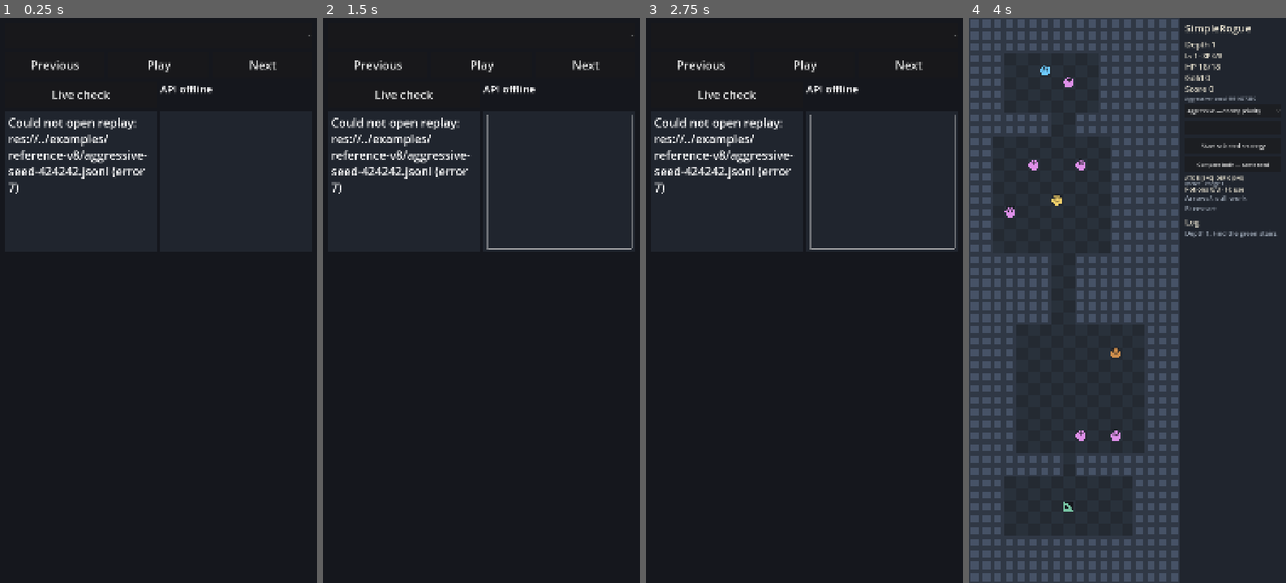
Above: before the commit, frames 1-4 (left to right).
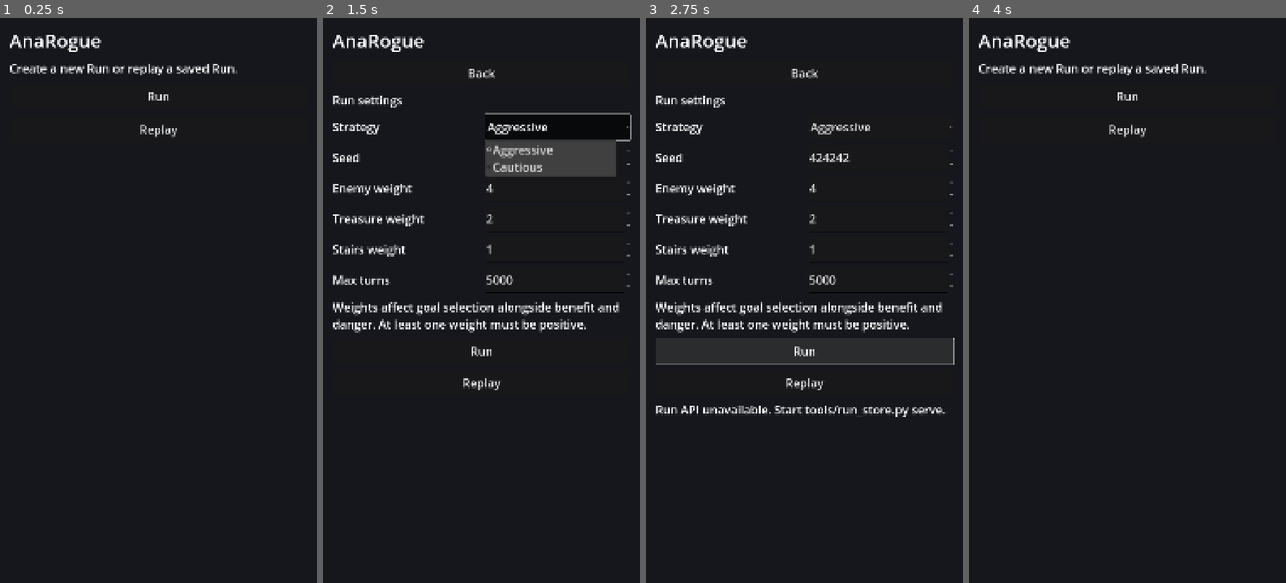
Above: after the commit, the same moments.

Repository: torafugu/anarogue
Game: Godot game, scene res://scenes/home.tscn
The game is run twice, just before and just after one commit, with the same random seed, the same clock (stepped at 60 frames per second) and the same inputs. Before the commit the project starts from res://scenes/replay.tscn.
Inputs (mouse positions are in pixels of both pictures, inside the frame that each line leads up to):
- Up to frame 1 (0.25 s): no input
- Up to frame 2 (1.5 s): click (481, 97) at 0.5 s, where only the run after the commit has a clickable "Run"; click (557, 125) at 1.25 s, where only the run after the commit has a clickable "Aggressive"
- Up to frame 3 (2.75 s): click (804, 351) at 2 s, where only the run after the commit has a clickable "Run"
- Up to frame 4 (4 s): click (1127, 385) at 2.75 s, where only the run after the commit has a clickable "Replay"; click "Live check" (after the commit: "Home") at 3.5 s

The runs differ from the first frame. In frame 1, 3.4% of the frame differs, in the area x 2-98%, y 3-32%; in frame 2, 11%; in frame 3, 7.7%; in frame 4, 55%, in the area x 0-99%, y 0-100%.

Commit message:
Add Godot home screen and asynchronous Rust Run execution API

Diff:
--- a/game/project.godot
+++ b/game/project.godot
@@ -15,9 +15,13 @@
 [application]
 
 config/name="anarogue"
-run/main_scene="res://scenes/replay.tscn"
+run/main_scene="res://scenes/home.tscn"
 config/features=PackedStringArray("4.5")
 config/icon="res://icon.svg"
+
+[autoload]
+
+RunSession="*res://scripts/run_session.gd"
 
 [display]
 
--- /dev/null
+++ b/game/scenes/home.tscn
@@ -0,0 +1,12 @@
+[gd_scene load_steps=2 format=3]
+
+[ext_resource type="Script" path="res://scripts/home.gd" id="1_home"]
+
+[node name="Home" type="Control"]
+layout_mode = 3
+anchors_preset = 15
+anchor_right = 1.0
+anchor_bottom = 1.0
+grow_horizontal = 2
+grow_vertical = 2
+script = ExtResource("1_home")
--- /dev/null
+++ b/game/scripts/home.gd
@@ -0,0 +1,227 @@
+extends Control
+
+var menu: VBoxContainer
+var form: VBoxContainer
+var strategy: OptionButton
+var inputs: Dictionary = {}
+var execute_button: Button
+var status: Label
+var request: HTTPRequest
+var poll_timer: Timer
+var request_kind := ""
+var busy := false
+
+func _ready() -> void:
+	# Apply an explicit offline replay launch once, preserving later Home navigation.
+	if not RunSession.launch_handled:
+		RunSession.launch_handled = true
+		for argument in OS.get_cmdline_user_args():
+			if argument == "--replay" or argument.begins_with("--replay="):
+				open_replay.call_deferred()
+				return
+	var background := ColorRect.new()
+	background.color = Color("#15171d")
+	background.set_anchors_and_offsets_preset(Control.PRESET_FULL_RECT)
+	add_child(background)
+	var margin := MarginContainer.new()
+	margin.set_anchors_and_offsets_preset(Control.PRESET_FULL_RECT)
+	for side in ["left", "right", "top", "bottom"]:
+		margin.add_theme_constant_override("margin_" + side, 32)
+	var ui_theme := Theme.new()
+	ui_theme.default_font_size = 40
+	margin.theme = ui_theme
+	add_child(margin)
+	var scroll := ScrollContainer.new()
+	scroll.horizontal_scroll_mode = ScrollContainer.SCROLL_MODE_DISABLED
+	margin.add_child(scroll)
+	var contents := VBoxContainer.new()
+	contents.size_flags_horizontal = Control.SIZE_EXPAND_FILL
+	contents.add_theme_constant_override("separation", 24)
+	scroll.add_child(contents)
+	var title := label("AnaRogue")
+	title.add_theme_font_size_override("font_size", 64)
+	contents.add_child(title)
+	menu = VBoxContainer.new()
+	menu.name = "MainMenu"
+	menu.add_theme_constant_override("separation", 24)
+	contents.add_child(menu)
+	menu.add_child(label("Create a new Run or replay a saved Run."))
+	button(menu, "Run", show_form, "RunMenuButton")
+	button(menu, "Replay", open_replay, "ReplayMenuButton")
+	form = VBoxContainer.new()
+	form.name = "RunForm"
+	form.add_theme_constant_override("separation", 20)
+	contents.add_child(form)
+	form.hide()
+	button(form, "Back", show_menu, "BackButton")
+	form.add_child(label("Run settings"))
+	var grid := GridContainer.new()
+	grid.columns = 2
+	grid.add_theme_constant_override("h_separation", 24)
+	grid.add_theme_constant_override("v_separation", 16)
+	form.add_child(grid)
+	grid.add_child(label("Strategy"))
+	strategy = OptionButton.new()
+	strategy.get_popup().theme = ui_theme
+	strategy.name = "Strategy"
+	strategy.add_item("Aggressive")
+	strategy.add_item("Cautious")
+	strategy.custom_minimum_size.y = 88
+	strategy.size_flags_horizontal = Control.SIZE_EXPAND_FILL
+	grid.add_child(strategy)
+	strategy.select(1 if RunSession.settings["strategy"] == "cautious" else 0)
+	strategy.item_selected.connect(strategy_changed)
+	number_field(grid, "Seed", "seed", 0, 4294967295)
+	number_field(grid, "Enemy weight", "enemy_weight", 0, 1000)
+	number_field(grid, "Treasure weight", "item_weight", 0, 1000)
+	number_field(grid, "Stairs weight", "stairs_weight", 0, 1000)
+	number_field(grid, "Max turns", "max_turns", 1, 100000)
+	form.add_child(label("Weights affect goal selection alongside benefit and danger. At least one weight must be positive."))
+	execute_button = button(form, "Run", execute_run, "ExecuteRunButton")
+	button(form, "Replay", open_replay, "FormReplayButton")
+	status = label("")
+	status.name = "RunStatus"
+	form.add_child(status)
+	request = HTTPRequest.new()
+	add_child(request)
+	request.timeout = 10
+	request.request_completed.connect(request_completed)
+	poll_timer = Timer.new()
+	add_child(poll_timer)
+	poll_timer.wait_time = 1
+	poll_timer.timeout.connect(poll_job)
+	if not RunSession.job_id.is_empty():
+		show_form()
+		set_busy(true)
+		status.text = "Checking your Run…"
+		poll_timer.start()
+		poll_job()
+
+func label(text: String) -> Label:
+	var control := Label.new()
+	control.text = text
+	control.autowrap_mode = TextServer.AUTOWRAP_WORD_SMART
+	control.size_flags_horizontal = Control.SIZE_EXPAND_FILL
+	return control
+
+func button(parent: Node, text: String, callback: Callable, node_name: String) -> Button:
+	var control := Button.new()
+	control.text = text
+	control.name = node_name
+	control.custom_minimum_size.y = 88
+	control.pressed.connect(callback)
+	parent.add_child(control)
+	return control
+
+func number_field(grid: GridContainer, text: String, field: String, minimum: int, maximum: int) -> void:
+	grid.add_child(label(text))
+	var input := SpinBox.new()
+	input.name = field.to_pascal_case()
+	input.min_value = minimum
+	input.max_value = maximum
+	input.step = 1
+	input.value = RunSession.settings[field]
+	input.custom_minimum_size = Vector2(360, 88)
+	input.size_flags_horizontal = Control.SIZE_EXPAND_FILL
+	grid.add_child(input)
+	inputs[field] = input
+	input.value_changed.connect(func(value): RunSession.settings[field] = int(value))
+
+func show_form() -> void:
+	menu.hide()
+	form.show()
+
+func show_menu() -> void:
+	if request_kind == "start":
+		return
+	form.hide()
+	menu.show()
+
+func strategy_changed(index: int) -> void:
+	RunSession.settings["strategy"] = "cautious" if index == 1 else "aggressive"
+	inputs["enemy_weight"].value = 1 if index == 1 else 4
+	inputs["item_weight"].value = 2
+	inputs["stairs_weight"].value = 4 if index == 1 else 1
+
+func current_settings() -> Dictionary:
+	# Commit typed text even when the virtual keyboard still has focus.
+	for field in inputs:
+		var input: SpinBox = inputs[field]
+		if input.get_line_edit().has_focus():
+			input.apply()
+		RunSession.settings[field] = int(input.value)
+	return RunSession.settings.duplicate()
+
+func set_busy(value: bool) -> void:
+	busy = value
+	execute_button.disabled = value
+	strategy.disabled = value
+	for input in inputs.values():
+		input.editable = not value
+
+func execute_run() -> void:
+	if busy:
+		return
+	var settings := current_settings()
+	if int(settings["enemy_weight"]) + int(settings["item_weight"]) + int(settings["stairs_weight"]) == 0:
+		status.text = "At least one goal weight must be positive."
+		return
+	set_busy(true)
+	status.text = "Starting Run…"
+	request_kind = "start"
+	set_navigation_enabled(false)
+	var error := request.request(RunSession.api_url() + "/api/jobs", ["Content-Type: application/json"], HTTPClient.METHOD_POST, JSON.stringify(settings))
+	if error != OK:
+		request_kind = ""
+		set_navigation_enabled(true)
+		set_busy(false)
+		status.text = "Could not start Run (error %d)." % error
+
+func poll_job() -> void:
+	if not request_kind.is_empty() or RunSession.job_id.is_empty():
+		return
+	request_kind = "poll"
+	var error := request.request(RunSession.api_url() + "/api/jobs/" + RunSession.job_id.uri_encode())
+	if error != OK:
+		request_kind = ""
+		status.text = "Connection lost. Retrying…"
+
+func request_completed(result: int, code: int, _headers: PackedStringArray, body: PackedByteArray) -> void:
+	var kind := request_kind
+	request_kind = ""
+	set_navigation_enabled(true)
+	var data = JSON.parse_string(body.get_string_from_utf8())
+	if result != HTTPRequest.RESULT_SUCCESS or not data is Dictionary or code < 200 or code >= 300:
+		if kind == "poll" and code != 404:
+			status.text = "Could not check Run. Retrying…"
+			return
+		poll_timer.stop()
+		RunSession.job_id = ""
+		set_busy(false)
+		status.text = str(data.get("error", "Run API unavailable. Start tools/run_store.py serve.")) if data is Dictionary else "Run API unavailable. Start tools/run_store.py serve."
+		return
+	if kind == "start":
+		RunSession.job_id = str(data["id"])
+		poll_timer.start()
+	match str(data.get("status", "")):
+		"queued": status.text = "Run queued…"
+		"running": status.text = "Running… Results will open when the Run finishes."
+		"failed":
+			poll_timer.stop()
+			RunSession.job_id = ""
+			set_busy(false)
+			status.text = "Run failed: " + str(data.get("error", "Unknown error"))
+		"completed":
+			poll_timer.stop()
+			RunSession.job_id = ""
+			RunSession.replay_run_key = str(data["run_id"])
+			open_replay()
+
+func set_navigation_enabled(value: bool) -> void:
+	form.get_node("BackButton").disabled = not value
+	form.get_node("FormReplayButton").disabled = not value
+
+func open_replay() -> void:
+	if request_kind == "start":
+		return
+	get_tree().change_scene_to_file("res://scenes/replay.tscn")
--- a/game/scripts/replay_viewer.gd
+++ b/game/scripts/replay_viewer.gd
@@ -68,7 +68,13 @@
 		catalog_status.text = "Local replay"
 	else:
 		catalog_status.text = "Connecting…"
+		var session = get_node_or_null("/root/RunSession")
+		if session != null and not session.replay_run_key.is_empty():
+			pending_catalog_run = session.replay_run_key
+			session.replay_run_key = ""
 		catalog.start(command_line_api_url())
+		if not pending_catalog_run.is_empty():
+			catalog.load_run(pending_catalog_run)
 
 
 func create_controls() -> void:
@@ -103,7 +109,7 @@
 	play_button.name = "PlayButton"
 	var next_button := make_button("Next", next_frame)
 	next_button.name = "NextButton"
-	var simulator_button := make_button("Live check", open_live_simulator)
+	var simulator_button := make_button("Home", open_home)
 	simulator_button.name = "SimulatorButton"
 
 	log_panel = make_info_panel("LogPanel")
@@ -266,7 +272,7 @@
 	catalog_status.text = "%d Runs · online" % runs.size()
 	catalog_status.tooltip_text = "Automatically refreshed every 3 seconds. " + catalog.api_url
 	if runs.is_empty() and replay.frames.is_empty():
-		status_label.text = "No stored Runs yet. Import JSONL into the Run database."
+		status_label.text = "No stored Runs yet. Choose Home → Run to create one."
 	if runs == catalog_runs:
 		return
 	catalog_runs = runs.duplicate(true)
@@ -404,6 +410,10 @@
 		next_frame()
 	elif key_event.keycode == KEY_SPACE:
 		toggle_playing()
+
+
+func open_home() -> void:
+	get_tree().change_scene_to_file("res://scenes/home.tscn")
 
 
 func open_live_simulator() -> void:
--- /dev/null
+++ b/game/scripts/run_session.gd
@@ -0,0 +1,14 @@
+extends Node
+
+# Navigation and an in-flight job survive scene changes. Runs themselves live in SQLite.
+var settings := {"seed": 424242, "strategy": "aggressive", "enemy_weight": 4, "item_weight": 2, "stairs_weight": 1, "max_turns": 5000}
+var launch_handled := false
+var job_id := ""
+var replay_run_key := ""
+
+func api_url() -> String:
+	for argument in OS.get_cmdline_user_args():
+		if argument.begins_with("--run-api="):
+			return argument.trim_prefix("--run-api=").trim_suffix("/")
+	var configured := OS.get_environment("ANAROGUE_RUN_API")
+	return (configured if not configured.is_empty() else "http://127.0.0.1:8765").trim_suffix("/")
--- /dev/null
+++ b/game/tests/run_launcher_test.gd
@@ -0,0 +1,106 @@
+extends SceneTree
+
+func _init() -> void:
+	run_tests.call_deferred()
+
+func wait_for(condition: Callable) -> bool:
+	var deadline := Time.get_ticks_msec() + 15000
+	while not condition.call() and Time.get_ticks_msec() < deadline:
+		await process_frame
+	return condition.call()
+
+func run_tests() -> void:
+	var url := OS.get_environment("ANAROGUE_TEST_API")
+	assert(not url.is_empty(), "Run through tools/test_run_launcher_api.py")
+	OS.set_environment("ANAROGUE_RUN_API", url)
+	assert(change_scene_to_file("res://scenes/home.tscn") == OK)
+	await process_frame
+	await process_frame
+	var home = current_scene
+	assert(home.menu.visible and not home.form.visible)
+	assert(home.menu.get_node("RunMenuButton").custom_minimum_size.y >= 88)
+	home.menu.get_node("ReplayMenuButton").pressed.emit()
+	assert(await wait_for(func(): return current_scene != null and current_scene.has_method("load_catalog_run") and not current_scene.selected_catalog_run.is_empty()))
+	var old_key: String = current_scene.selected_catalog_run
+	current_scene.get_node("SimulatorButton").pressed.emit()
+	await process_frame
+	await process_frame
+	home = current_scene
+	assert(home.menu.visible)
+	home.menu.get_node("RunMenuButton").pressed.emit()
+	assert(home.form.visible and not home.menu.visible)
+	if OS.get_environment("ANAROGUE_EXPECT_FAILURE") == "1":
+		home.execute_button.pressed.emit()
+		assert(await wait_for(func(): return not home.busy))
+		assert(home.status.text.begins_with("Run failed:"))
+		assert(not home.execute_button.disabled and root.get_node("RunSession").job_id.is_empty())
+		home.form.get_node("FormReplayButton").pressed.emit()
+		assert(await wait_for(func(): return current_scene != null and current_scene.has_method("load_catalog_run") and not current_scene.selected_catalog_run.is_empty()))
+		print("Failed Run remains recoverable; existing Replay remains available.")
+		quit(0)
+		return
+	home.strategy.select(1)
+	home.strategy.item_selected.emit(1)
+	assert(home.inputs["enemy_weight"].value == 1 and home.inputs["stairs_weight"].value == 4)
+	for field in ["enemy_weight", "item_weight", "stairs_weight"]:
+		home.inputs[field].value = 0
+	home.execute_button.pressed.emit()
+	assert(not home.busy and root.get_node("RunSession").job_id.is_empty())
+	assert(home.status.text.contains("positive"))
+	# Typed seed is committed even before focus leaves the input.
+	home.inputs["seed"].get_line_edit().grab_focus()
+	home.inputs["seed"].get_line_edit().text = "42"
+	home.inputs["enemy_weight"].value = 3
+	home.inputs["item_weight"].value = 7
+	home.inputs["stairs_weight"].value = 2
+	home.inputs["max_turns"].value = 20
+	home.execute_button.pressed.emit()
+	assert(home.busy and home.execute_button.disabled)
+	assert(await wait_for(func(): return current_scene != null and current_scene.has_method("load_catalog_run") and not current_scene.selected_catalog_run.is_empty()))
+	var viewer = current_scene
+	assert(viewer.selected_catalog_run != old_key)
+	assert(viewer.replay.frames.size() > 0 and viewer.frame_index == 0)
+	assert(root.get_node("RunSession").job_id.is_empty())
+	var wanted: String = viewer.selected_catalog_run
+	assert(await wait_for(func(): return not viewer.catalog_runs.is_empty()))
+	var metadata: Dictionary = {}
+	for entry in viewer.catalog_runs:
+		if entry["id"] == wanted:
+			metadata = entry
+	assert(metadata["scenario_seed"] == 42 and metadata["strategy_id"] == "cautious_v1")
+	assert(metadata["goal_policy"]["item_weight"] == 7)
+	assert(metadata["turns"] <= 20)
+	viewer.get_node("SimulatorButton").pressed.emit()
+	await process_frame
+	await process_frame
+	home = current_scene
+	assert(home.menu.visible and home.inputs["seed"].value == 42)
+	home.menu.get_node("ReplayMenuButton").pressed.emit()
+	assert(await wait_for(func(): return current_scene != null and current_scene.has_method("load_catalog_run") and not current_scene.catalog_runs.is_empty()))
+	viewer = current_scene
+	for index in range(viewer.run_selector.item_count):
+		if viewer.run_selector.get_item_metadata(index) == old_key:
+			viewer.select_run_at(index)
+	assert(await wait_for(func(): return viewer.selected_catalog_run == old_key))
+	# Once accepted, changing scenes preserves the running job and its settings.
+	viewer.get_node("SimulatorButton").pressed.emit()
+	await process_frame
+	await process_frame
+	home = current_scene
+	home.show_form()
+	home.execute_button.pressed.emit()
+	assert(home.form.get_node("BackButton").disabled)
+	assert(await wait_for(func(): return not root.get_node("RunSession").job_id.is_empty()))
+	var job_id: String = root.get_node("RunSession").job_id
+	home.form.get_node("FormReplayButton").pressed.emit()
+	assert(await wait_for(func(): return current_scene != null and current_scene.has_method("load_catalog_run") and not current_scene.selected_catalog_run.is_empty()))
+	assert(root.get_node("RunSession").job_id == job_id)
+	current_scene.get_node("SimulatorButton").pressed.emit()
+	await process_frame
+	await process_frame
+	home = current_scene
+	assert(home.form.visible and home.busy)
+	assert(await wait_for(func(): return current_scene != null and current_scene.has_method("load_catalog_run") and root.get_node("RunSession").job_id.is_empty() and not current_scene.selected_catalog_run.is_empty()))
+	assert(current_scene.selected_catalog_run != wanted)
+	print("Run launcher integration passed: home, Replay, settings, Rust/API/DB, selected result and navigation.")
+	quit(0)
Not shown, added: game/scripts/home.gd.uid
Not shown, added: game/scripts/run_session.gd.uid
Not shown, added: game/tests/run_launcher_test.gd.uid
Not shown, changed: .github/workflows/rust-simulation.yml
Not shown, changed: README.md
Not shown, changed: USER_MANUAL.md
Not shown, changed: docs/run-store.md
Not shown, added: tools/run_jobs.py
Not shown, changed: tools/run_store.py
Not shown, added: tools/test_run_jobs.py
Not shown, added: tools/test_run_launcher_api.py
